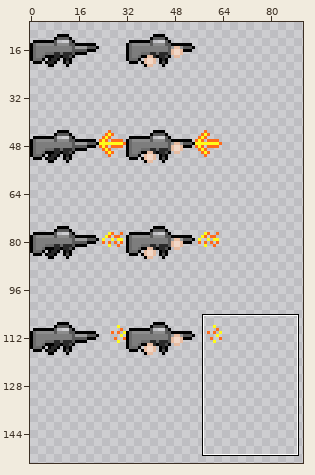
Sprite sheet: FredflixAndChell/FredFlixAndChell.CrossPlatform/Content/gun_m4_spritesheet.png. The first picture is a wide view before the edit; the outline marks the close-up.
Close-up. Before the edit:
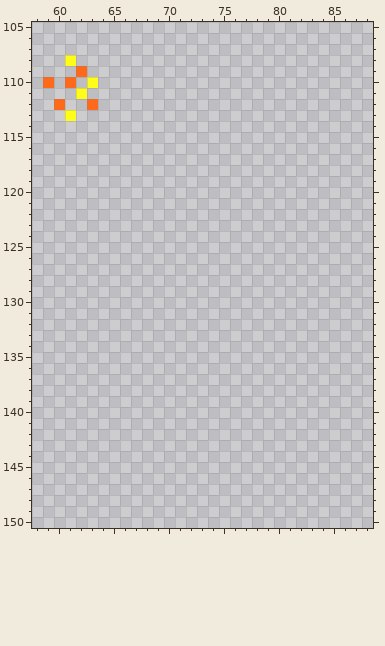
The file is 256x256 pixels. Shown: x 58..88, y 105..150. The wide view leaves out empty margins. The commit also changed other parts of the picture, which this record leaves out.
After:
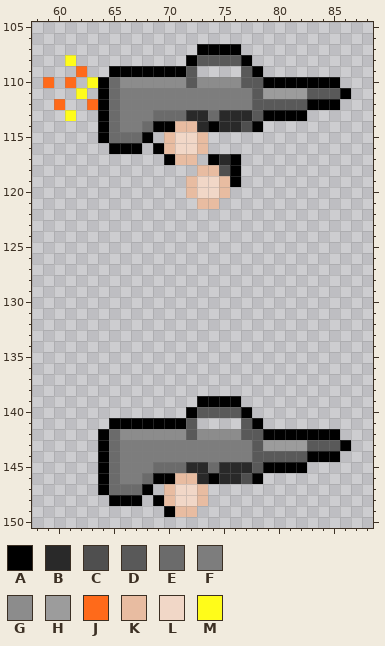
Palette (. is transparent): A #000000  B #292929  C #4f4f4f  D #595959  E #6b6b6b  F #7d7d7d  G #8c8c8c  H #9c9c9c  J #ff6a1a  K #e8bca1  L #f1d7c7  M #fffc1a
Edits made:
y 107: x 73..76 .... -> AAAA
y 108: x 72..77 ...... -> ADDDDA
y 109: x 65..72 ........ -> AAAAAAAD; x 77..78 .. -> DA
y 110: x 64..85 ...................... -> AEGGGGGGDGGGGDDAAAAAAA
y 111: x 64..86 ....................... -> AEFFFFFFFFFFFFDHHHHDDDA
y 112: x 64..85 ...................... -> AEFFFFFFFFFFFFDDDDDAAA
y 113: x 64..82 ................... -> AEFFFEEEBBEBBBDAAAA
y 114: x 64..78 ............... -> AEFFEAAKKBABBCA
y 115: x 64..68 ..... -> AEEEA; x 70..73 .... -> KLLK
y 116: x 65..67 ... -> AAA; x 69..73 ..... -> AKLLK
y 117: x 70..72 ... -> AKK; x 74..76 ... -> ABA
y 118: x 73..76 .... -> KKCA
y 119: x 72..76 ..... -> KLLKA
y 120: x 72..75 .... -> KLLK
y 121: x 73..74 .. -> KK
y 139: x 73..76 .... -> AAAA
y 140: x 72..77 ...... -> ADDDDA
y 141: x 65..72 ........ -> AAAAAAAD; x 77..78 .. -> DA
y 142: x 64..85 ...................... -> AEGGGGGGDGGGGDDAAAAAAA
y 143: x 64..86 ....................... -> AEFFFFFFFFFFFFDHHHHDDDA
y 144: x 64..85 ...................... -> AEFFFFFFFFFFFFDDDDDAAA
y 145: x 64..82 ................... -> AEFFFEEEBBEBBBDAAAA
y 146: x 64..78 ............... -> AEFFEAAKKBABBCA
y 147: x 64..68 ..... -> AEEEA; x 70..73 .... -> KLLK
y 148: x 65..67 ... -> AAA; x 69..73 ..... -> AKLLK
y 149: x 70..72 ... -> AKK
Boxes around the changes in both close-ups, in picture pixels (x1, y1, x2, y2):
added: (98, 44, 351, 209)
added: (98, 396, 351, 517)
